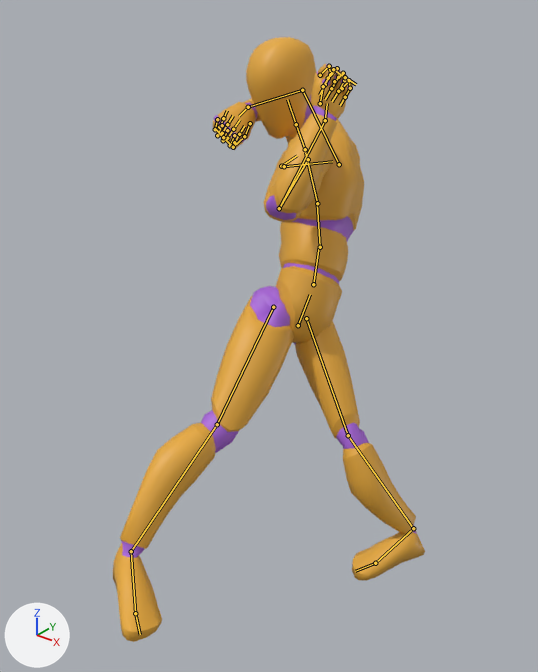
An edit to the glTF model public/models/quaternius/blender-kicks-core.glb, drawn before and after from the same camera.
Before and after are seen from a 50 mm lens placed at (0.693, -1.58, 1.778), pointed at (-0.53, -0.051, 0.831). Lighting does not change. The marker at lower left points along +X, +Y and +Z. The first picture is the older version. Both versions are drawn at frame 9 of the action 'BF_LowKick_L'; the numbers are the values there. The bones that change, and the others that lie on the model, are drawn over the model as lines.

Names of what the first picture shows: 'Mannequin'.
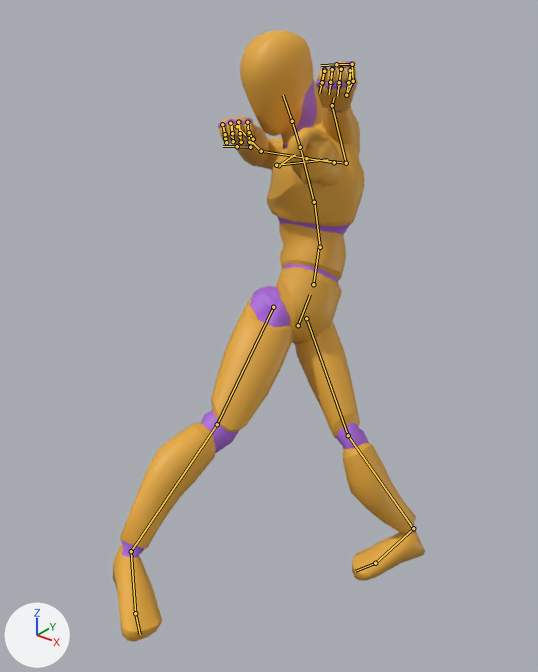
Commit message: Regenerate V6 kicks with stable low torso

What differs and where, as boxes (x1, y1, x2, y2) in the pictures (538 x 672 px):
'Mannequin', posed
    before: (113, 37, 425, 642)
    after: (113, 30, 425, 642)
bone 'spine_02', root to tip
    before: (320, 247) to (317, 203)
    after: (320, 247) to (314, 202)
bone 'spine_03', root to tip
    before: (317, 203) to (305, 152)
    after: (314, 202) to (301, 150)
bone 'neck_01', root to tip
    before: (305, 149) to (296, 124)
    after: (300, 147) to (292, 121)
bone 'Head', root to tip
    before: (296, 124) to (287, 99)
    after: (292, 121) to (283, 95)
bone 'clavicle_l', root to tip
    before: (281, 166) to (297, 155)
    after: (279, 165) to (295, 154)
bone 'upperarm_l', root to tip
    before: (308, 159) to (279, 208)
    after: (306, 158) to (346, 163)
bone 'lowerarm_l', root to tip
    before: (279, 208) to (325, 120)
    after: (346, 163) to (332, 105)
bone 'clavicle_r', root to tip
    before: (284, 166) to (332, 161)
    after: (276, 165) to (327, 159)
bone 'upperarm_r', root to tip
    before: (339, 164) to (302, 90)
    after: (334, 162) to (261, 151)
bone 'lowerarm_r', root to tip
    before: (302, 90) to (248, 107)
    after: (261, 151) to (237, 126)

What the commit changed:
Bone 'spine_02' (bone_spine_02) turns from (19, 11, -5) to (18, 40, -13) degrees about its own x, y and z.
Bone 'spine_03' (bone_spine_03) moves from (0.002, -0.001, -0.002) to (0.002, 0.0, 0.001).
Bone 'spine_03' (bone_spine_03) turns from (6, 2, -15) to (9, -1, -9) degrees about its own x, y and z.
Bone 'neck_01' (bone_neck_01) turns from (-10, 24, -25) to (-8, 11, -11) degrees about its own x, y and z.
Bone 'Head' (bone_head) turns from (12, 20, -4) to (13, 15, -1) degrees about its own x, y and z.
Bone 'clavicle_l' (bone_clavicle_l) turns from (-2, -1, -6) to (10, -6, -27) degrees about its own x, y and z.
Bone 'upperarm_l' (bone_upperarm_l) turns from (10, -18, -30) to (-161, -57, -11) degrees about its own x, y and z.
Bone 'lowerarm_l' (bone_lowerarm_l) turns from (-16, 39, 135) to (-15, 40, 139) degrees about its own x, y and z.
Bone 'clavicle_r' (bone_clavicle_r) turns from (-3, 1, -6) to (-13, -8, -25) degrees about its own x, y and z.
Bone 'upperarm_r' (bone_upperarm_r) turns from (131, 73, 37) to (104, 21, 54) degrees about its own x, y and z.
Bone 'lowerarm_r' (bone_lowerarm_r) turns from (75, -35, 25) to (84, -38, 26) degrees about its own x, y and z.
